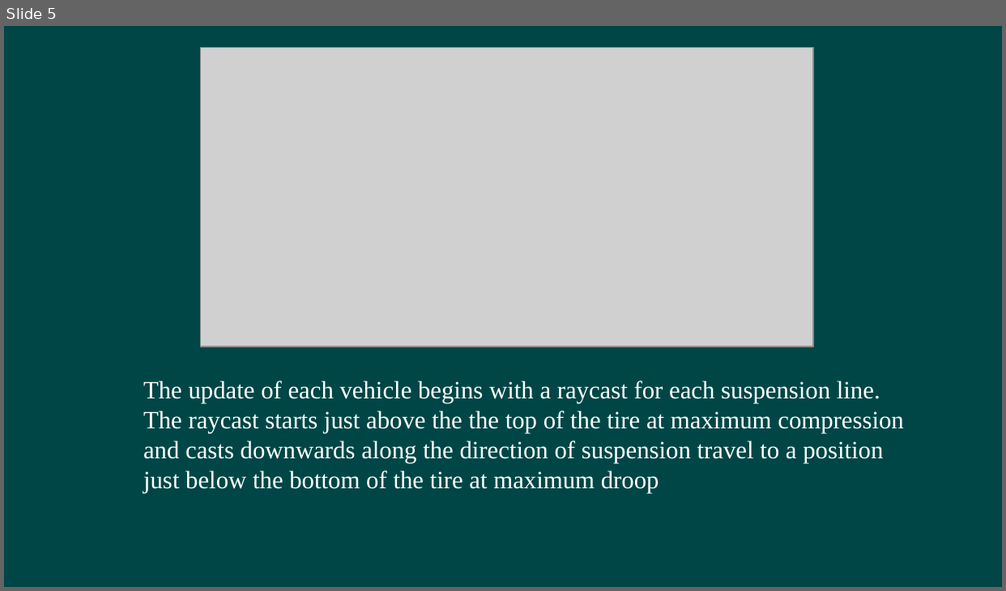
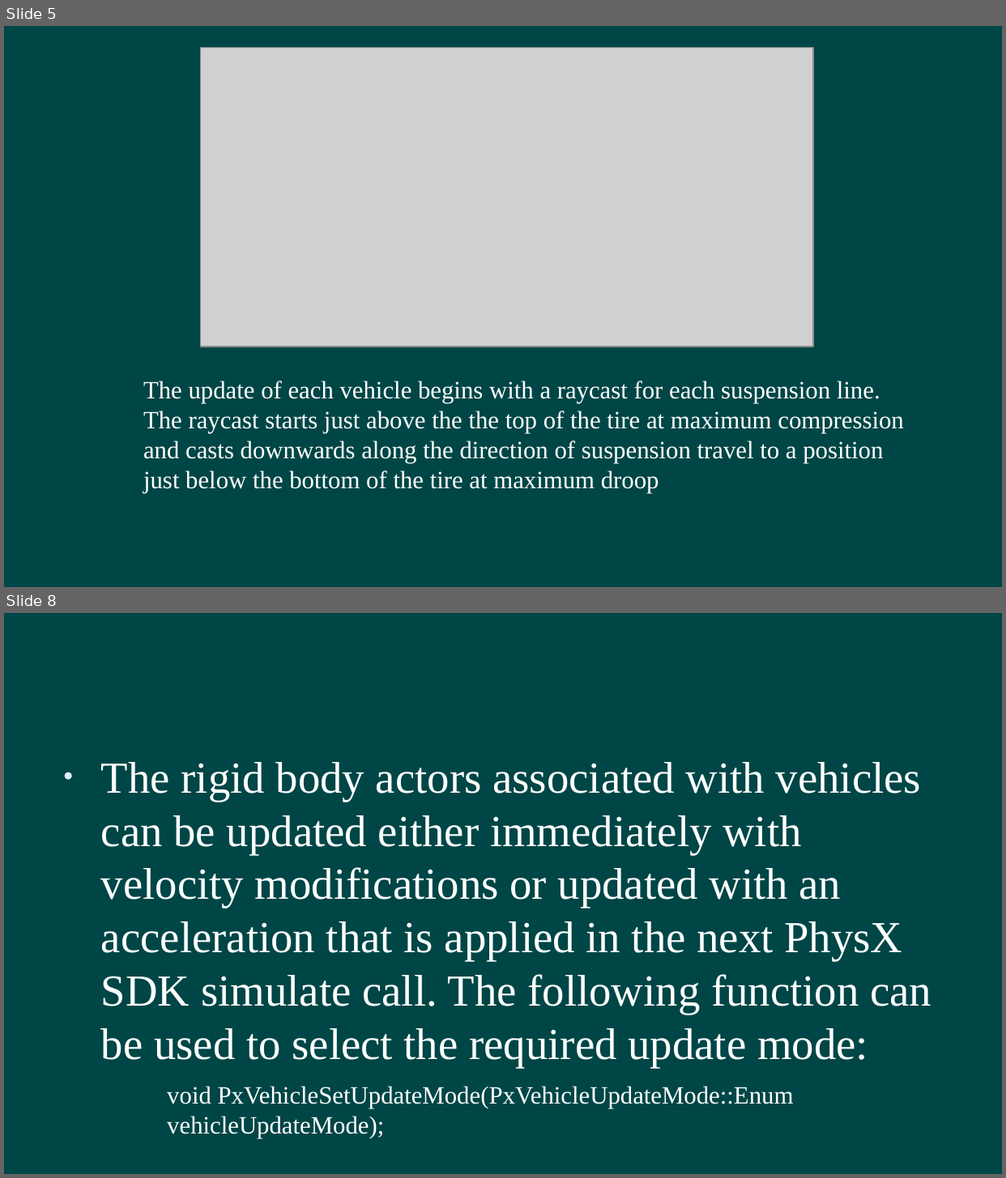
Before and after one commit to hanhonglei/Course_GamePhysics, a slide deck: Slides/11 Vehicle/Vehicle.pptx. Shown one above the other, each under a label of ours: slide 5 before the commit, slides 5 and 8 after it; the slides between them are not shown. The pictures are 1006x591 and 1006x1178 pixels, drawn with LibreOffice and Linux fonts; fonts in the diff are those of the drawing; grey boxes stand for pictures; background and template pictures are left out. Boxes give left, top, right and bottom in pixels: in the first picture for what was removed or moved away, otherwise in the second. Text is boxed around its words. In the diff, an @@ line names an element or a change of style, - is before the commit and + after.

```diff
--- a/Slides/11 Vehicle/Vehicle.pptx
+++ b/Slides/11 Vehicle/Vehicle.pptx
@@ slide 8 added at <box>4,613,1002,1174</box>, background #004646 @@
@@ text added at <box>101,762,931,1067</box>, 32 pt, text #FFFFFF @@
+• The rigid body actors associated with vehicles can be updated either immediately with velocity modifications or updated with an acceleration that is applied in the next PhysX SDK simulate call. The following function can be used to select the required update mode:
@@ text added at <box>167,1086,794,1139</box>, 18 pt, text #FFFFFF @@
+void PxVehicleSetUpdateMode(PxVehicleUpdateMode::Enum vehicleUpdateMode);
```
Also in this commit, not shown: 11 other slides added, 1 slide removed, 1 other file.
